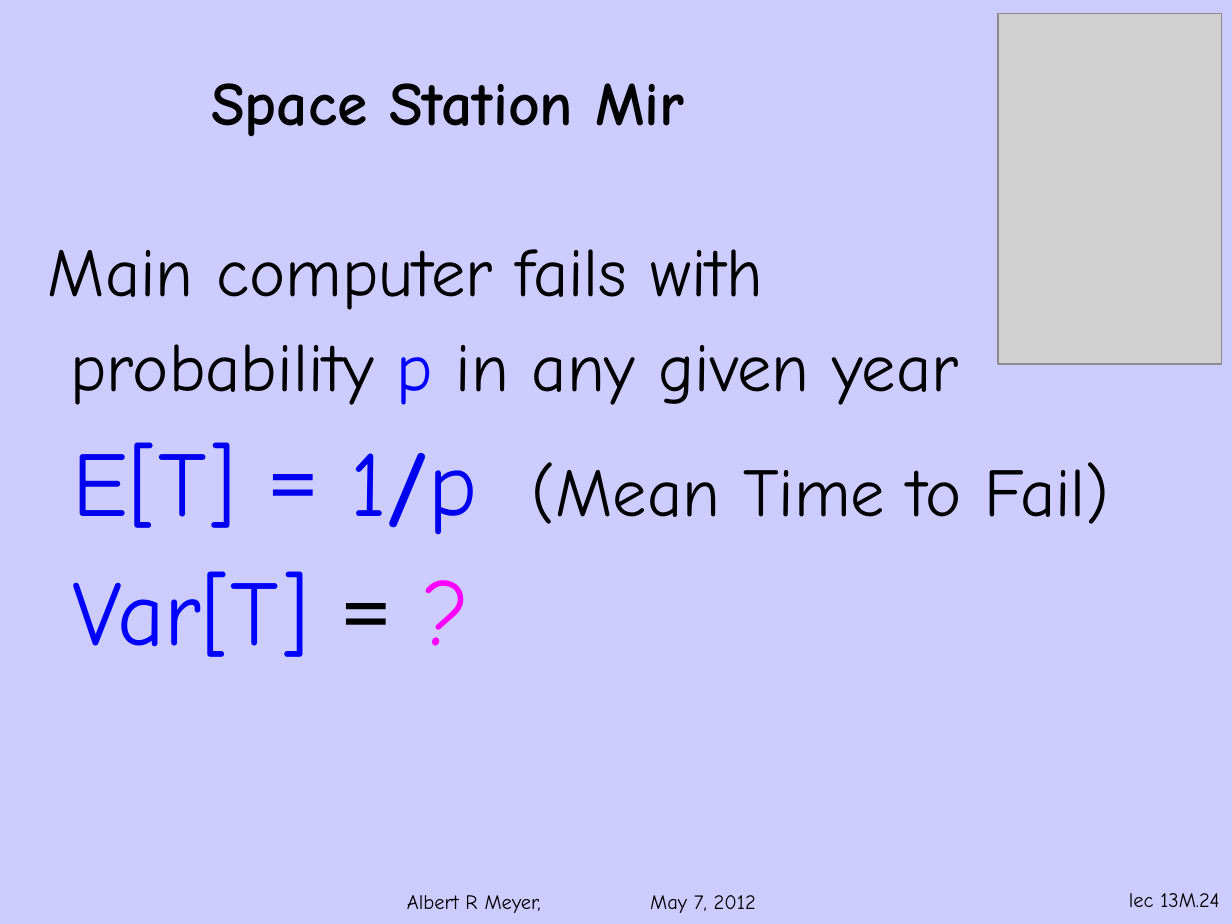
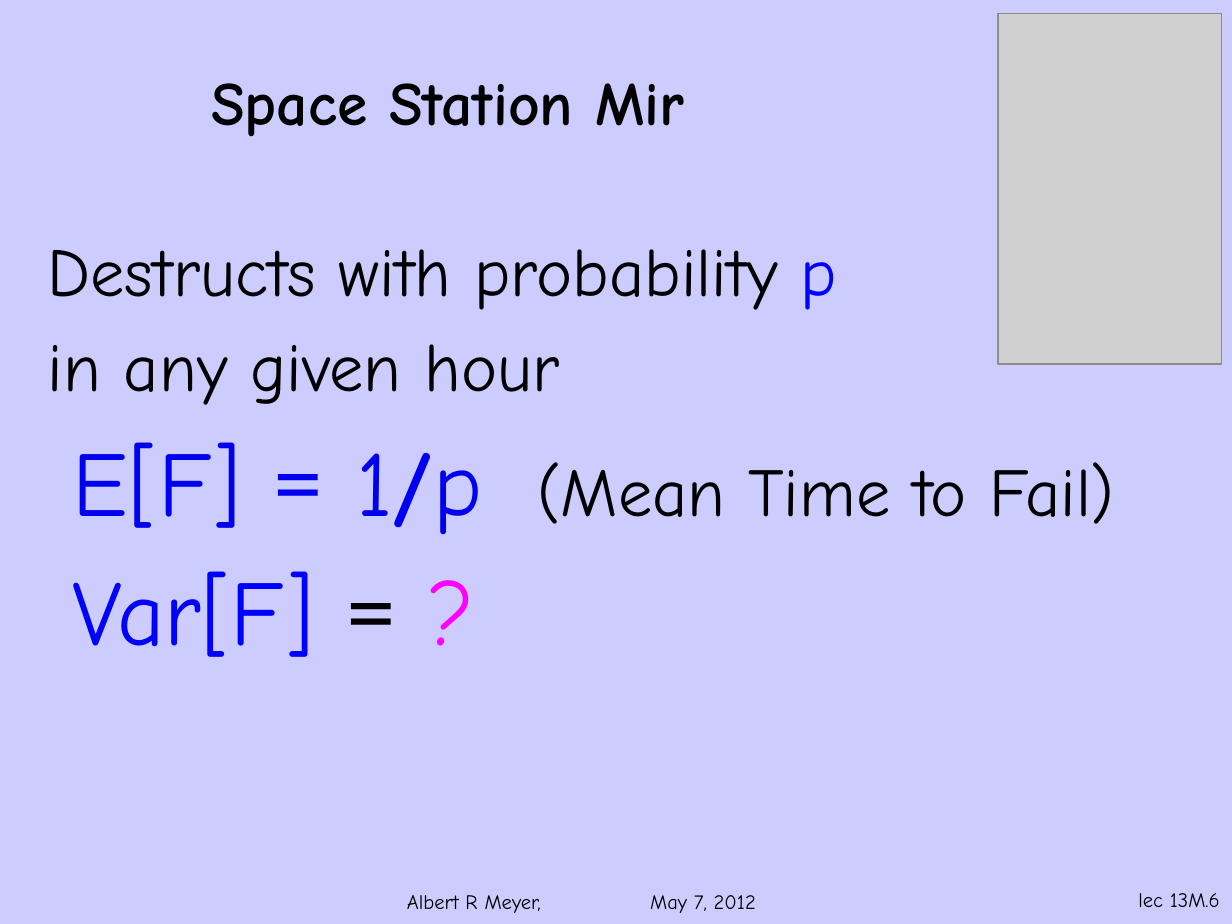
Before and after one commit to armeyer/mcs_web, a slide deck: slide 6 of spring13/slides13/deviation-bounds.pptx (slide 24 before the commit). Drawn at 1232x924 pixels with LibreOffice and Linux fonts; fonts in the diff are those of the drawing; grey boxes stand for pictures; background and template pictures are left out. Boxes give left, top, right and bottom in pixels: in the first picture for what was removed or moved away, otherwise in the second. Text is boxed around its words. In the diff, an @@ line names an element or a change of style, - is before the commit and + after.

```diff
--- a/spring13/slides13/deviation-bounds.pptx
+++ b/spring13/slides13/deviation-bounds.pptx
@@ text at box(48, 249, 1115, 657): text changed @@
-Main computer fails with
-probability p in any given year
-E[T] = 1/p (Mean Time to Fail)
-Var[T] = ?
+Destructs with probability p
+in any given hour
+E[F] = 1/p (Mean Time to Fail)
+Var[F] = ?
@@ page number at box(1138, 893, 1220, 907): text changed @@
-lec 13M.24
+lec 13M.6
```
Also in this commit, not shown: 12 other slides changed, 2 slides added, 19 slides removed, 5 other files.
